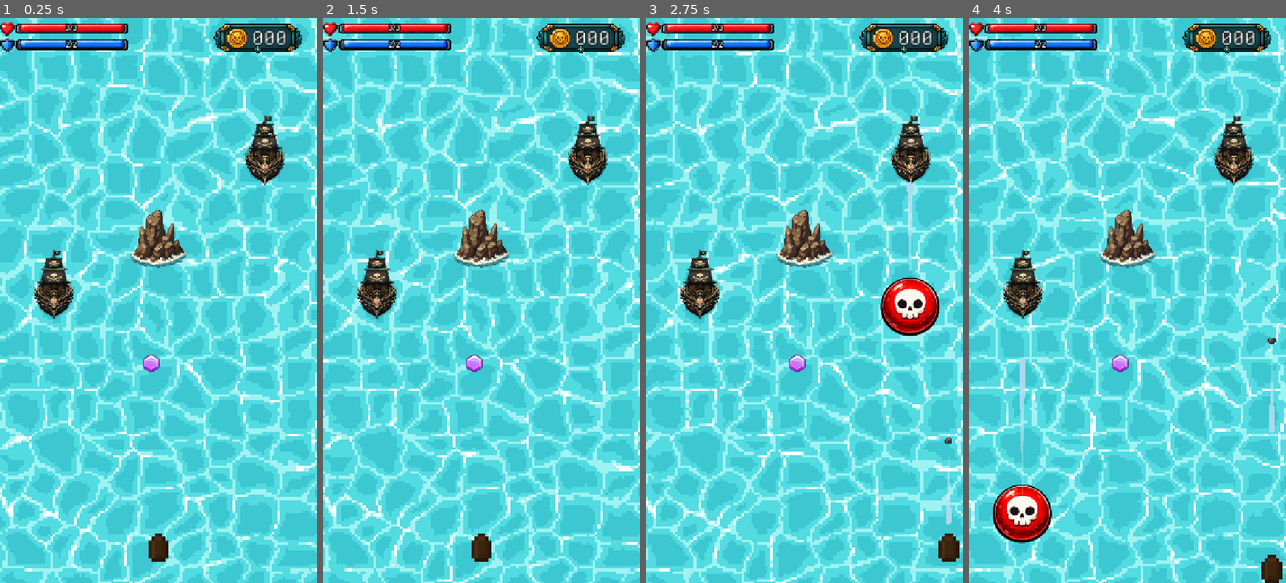
Above: before the commit, frames 1-4 (left to right).
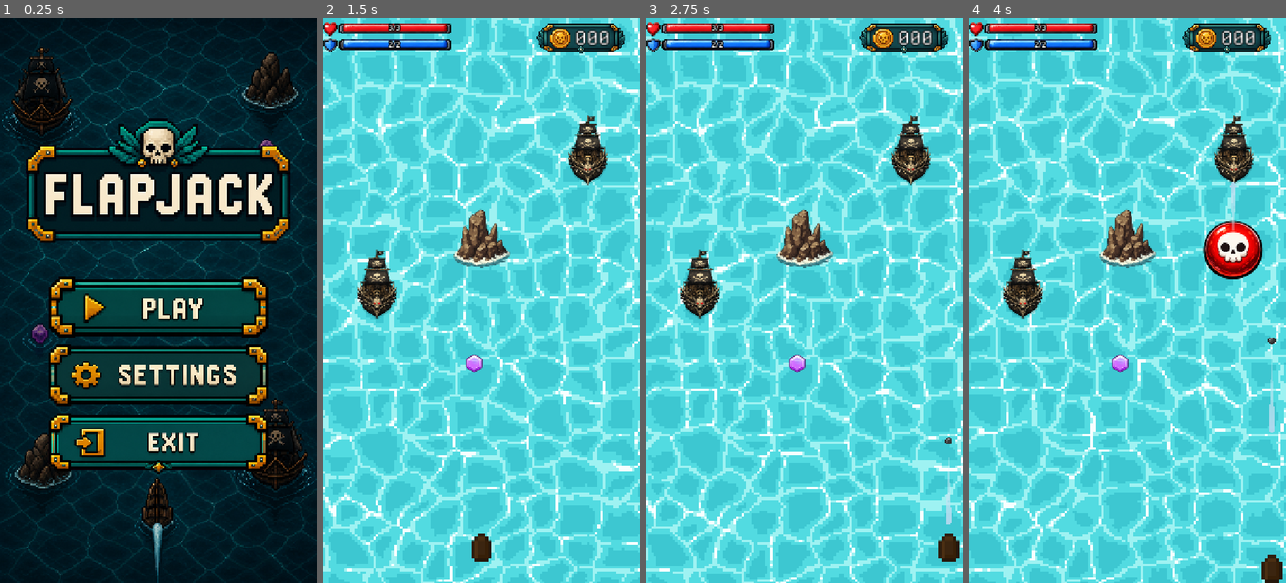
Above: after the commit, the same moments.

Repository: irohgit/flapjack
Game: Godot game, scene res://Levels/MainMenu.tscn
Same seed, same stepped clock (60 frames per second), same inputs: the game is played once before the commit and once after it. Before the commit the project starts from res://Levels/Zhe.tscn.
Inputs (mouse positions are in pixels of both pictures, inside the frame that each line leads up to):
- Up to frame 1 (0.25 s): no input
- Up to frame 2 (1.5 s): click (481, 373) at 0.52 s; click (481, 306) at 1.27 s
- Up to frame 3 (2.75 s): hold D (move_right) from 2.03 s (still down); hold Space (shoot) from 2.03 s (still down)
- Up to frame 4 (4 s): release D (move_right) at 2.78 s; release Space (shoot) at 2.78 s; hold S (move_backward) 2.78-3.53 s; tap Space (shoot) at 2.85 s; hold D (move_right) from 3.53 s (still down); hold Space (shoot) from 3.53 s (still down)

The runs differ from the first frame. In frame 1, 99% of the frame differs, in the area x 0-100%, y 0-100%; in frame 2, nothing differs; in frame 3, 1.7%; in frame 4, 3.4%.

Commit message:
updated main menu

Diff:
--- a/Levels/MainMenu.tscn
+++ b/Levels/MainMenu.tscn
@@ -1,20 +1,17 @@
-[gd_scene format=3 uid="uid://dfgiunphxmxmr"]
+[gd_scene load_steps=13 format=3 uid="uid://dfgiunphxmxmr"]
 
-[ext_resource type="Script" uid="uid://duntr73s38siv" path="res://Levels/main_menu.gd" id="1_yw2i3"]
-
-[sub_resource type="GDScript" id="GDScript_04b30"]
-script/source = "extends Button
-
-
-# Called when the node enters the scene tree for the first time.
-func _ready() -> void:
-	pass # Replace with function body.
-
-
-# Called every frame. 'delta' is the elapsed time since the previous frame.
-func _process(delta: float) -> void:
-	pass
-"
+[ext_resource type="Script" uid="uid://duntr73s38siv" path="res://Levels/main_menu.gd" id="1_script"]
+[ext_resource type="Texture2D" path="res://Assets/UI/MainMenu/background.png" id="2_background"]
+[ext_resource type="Texture2D" path="res://Assets/UI/MainMenu/title.png" id="3_title"]
+[ext_resource type="Texture2D" path="res://Assets/UI/MainMenu/play_button.png" id="4_play"]
+[ext_resource type="Texture2D" path="res://Assets/UI/MainMenu/play_button_hover.png" id="5_play_hover"]
+[ext_resource type="Texture2D" path="res://Assets/UI/MainMenu/play_button_pressed.png" id="6_play_pressed"]
+[ext_resource type="Texture2D" path="res://Assets/UI/MainMenu/settings_button.png" id="7_settings"]
+[ext_resource type="Texture2D" path="res://Assets/UI/MainMenu/settings_button_hover.png" id="8_settings_hover"]
+[ext_resource type="Texture2D" path="res://Assets/UI/MainMenu/settings_button_pressed.png" id="9_settings_pressed"]
+[ext_resource type="Texture2D" path="res://Assets/UI/MainMenu/exit_button.png" id="10_exit"]
+[ext_resource type="Texture2D" path="res://Assets/UI/MainMenu/exit_button_hover.png" id="11_exit_hover"]
+[ext_resource type="Texture2D" path="res://Assets/UI/MainMenu/exit_button_pressed.png" id="12_exit_pressed"]
 
 [node name="MainMenu" type="Control" unique_id=578260770]
 layout_mode = 3
@@ -23,51 +20,74 @@
 anchor_bottom = 1.0
 grow_horizontal = 2
 grow_vertical = 2
-script = ExtResource("1_yw2i3")
+script = ExtResource("1_script")
 
-[node name="Panel" type="Panel" parent="." unique_id=30391756]
+[node name="Background" type="TextureRect" parent="."]
+texture_filter = 1
 layout_mode = 1
 anchors_preset = 15
 anchor_right = 1.0
 anchor_bottom = 1.0
 grow_horizontal = 2
 grow_vertical = 2
+mouse_filter = 2
+texture = ExtResource("2_background")
+expand_mode = 1
+stretch_mode = 6
 
-[node name="Title" type="Label" parent="Panel" unique_id=1623265029]
-layout_mode = 1
-anchors_preset = 10
-anchor_right = 1.0
-offset_bottom = 92.0
-grow_horizontal = 2
-text = "FLAPJACK"
-horizontal_alignment = 1
-vertical_alignment = 1
+[node name="Title" type="TextureRect" parent="."]
+texture_filter = 1
+layout_mode = 0
+offset_left = 60.0
+offset_top = 220.0
+offset_right = 660.0
+offset_bottom = 520.0
+mouse_filter = 2
+texture = ExtResource("3_title")
+expand_mode = 1
 
-[node name="MarginContainer" type="MarginContainer" parent="Panel" unique_id=475053844]
-layout_mode = 1
-anchors_preset = 10
-anchor_right = 1.0
-offset_top = 229.0
-offset_bottom = 330.0
-grow_horizontal = 2
+[node name="PlayButton" type="TextureButton" parent="."]
+texture_filter = 1
+layout_mode = 0
+offset_left = 110.0
+offset_top = 585.0
+offset_right = 610.0
+offset_bottom = 725.0
+mouse_default_cursor_shape = 2
+focus_mode = 0
+texture_normal = ExtResource("4_play")
+texture_hover = ExtResource("5_play_hover")
+texture_pressed = ExtResource("6_play_pressed")
+ignore_texture_size = true
 
-[node name="VBoxContainer" type="VBoxContainer" parent="Panel/MarginContainer" unique_id=1281526519]
-layout_mode = 2
-alignment = 1
+[node name="SettingsButton" type="TextureButton" parent="."]
+texture_filter = 1
+layout_mode = 0
+offset_left = 110.0
+offset_top = 740.0
+offset_right = 610.0
+offset_bottom = 880.0
+mouse_default_cursor_shape = 2
+focus_mode = 0
+texture_normal = ExtResource("7_settings")
+texture_hover = ExtResource("8_settings_hover")
+texture_pressed = ExtResource("9_settings_pressed")
+ignore_texture_size = true
 
-[node name="PlayButton" type="Button" parent="Panel/MarginContainer/VBoxContainer" unique_id=1247984612]
-layout_mode = 2
-text = "PLAY"
-script = SubResource("GDScript_04b30")
+[node name="ExitButton" type="TextureButton" parent="."]
+texture_filter = 1
+layout_mode = 0
+offset_left = 110.0
+offset_top = 895.0
+offset_right = 610.0
+offset_bottom = 1035.0
+mouse_default_cursor_shape = 2
+focus_mode = 0
+texture_normal = ExtResource("10_exit")
+texture_hover = ExtResource("11_exit_hover")
+texture_pressed = ExtResource("12_exit_pressed")
+ignore_texture_size = true
 
-[node name="SettingsButton" type="Button" parent="Panel/MarginContainer/VBoxContainer" unique_id=1942484023]
-layout_mode = 2
-text = "SETTINGS"
-
-[node name="ExitButton" type="Button" parent="Panel/MarginContainer/VBoxContainer" unique_id=1775286896]
-layout_mode = 2
-text = "EXIT"
-
-[connection signal="button_up" from="Panel/MarginContainer/VBoxContainer/PlayButton" to="." method="PlayPress"]
-[connection signal="button_up" from="Panel/MarginContainer/VBoxContainer/SettingsButton" to="." method="SettingsPress"]
-[connection signal="button_up" from="Panel/MarginContainer/VBoxContainer/ExitButton" to="." method="ExitPress"]
+[connection signal="button_up" from="PlayButton" to="." method="PlayPress"]
+[connection signal="button_up" from="SettingsButton" to="." method="SettingsPress"]
+[connection signal="button_up" from="ExitButton" to="." method="ExitPress"]
--- a/project.godot
+++ b/project.godot
@@ -11,7 +11,7 @@
 [application]
 
 config/name="flapjack_v1"
-run/main_scene="uid://c8011xdsymjlm"
+run/main_scene="uid://dfgiunphxmxmr"
 config/features=PackedStringArray("4.7", "GL Compatibility")
 config/icon="res://icon.svg"
 
Binary file added: Assets/UI/MainMenu/background.png
Not shown, added: Assets/UI/MainMenu/background.png.import
Binary file added: Assets/UI/MainMenu/exit_button.png
Not shown, added: Assets/UI/MainMenu/exit_button.png.import
Binary file added: Assets/UI/MainMenu/exit_button_hover.png
Not shown, added: Assets/UI/MainMenu/exit_button_hover.png.import
Binary file added: Assets/UI/MainMenu/exit_button_pressed.png
Not shown, added: Assets/UI/MainMenu/exit_button_pressed.png.import
Binary file added: Assets/UI/MainMenu/play_button.png
Not shown, added: Assets/UI/MainMenu/play_button.png.import
Binary file added: Assets/UI/MainMenu/play_button_hover.png
Not shown, added: Assets/UI/MainMenu/play_button_hover.png.import
(and 10 more such lines)
